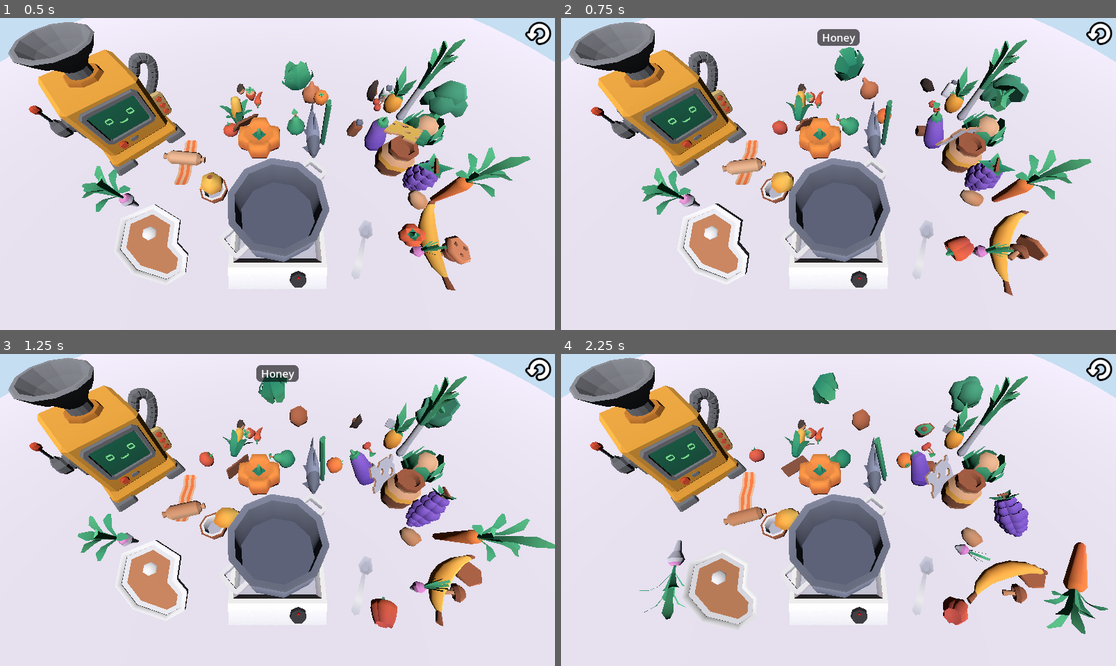
Above: before the commit, frames 1-4 (two rows, left to right).
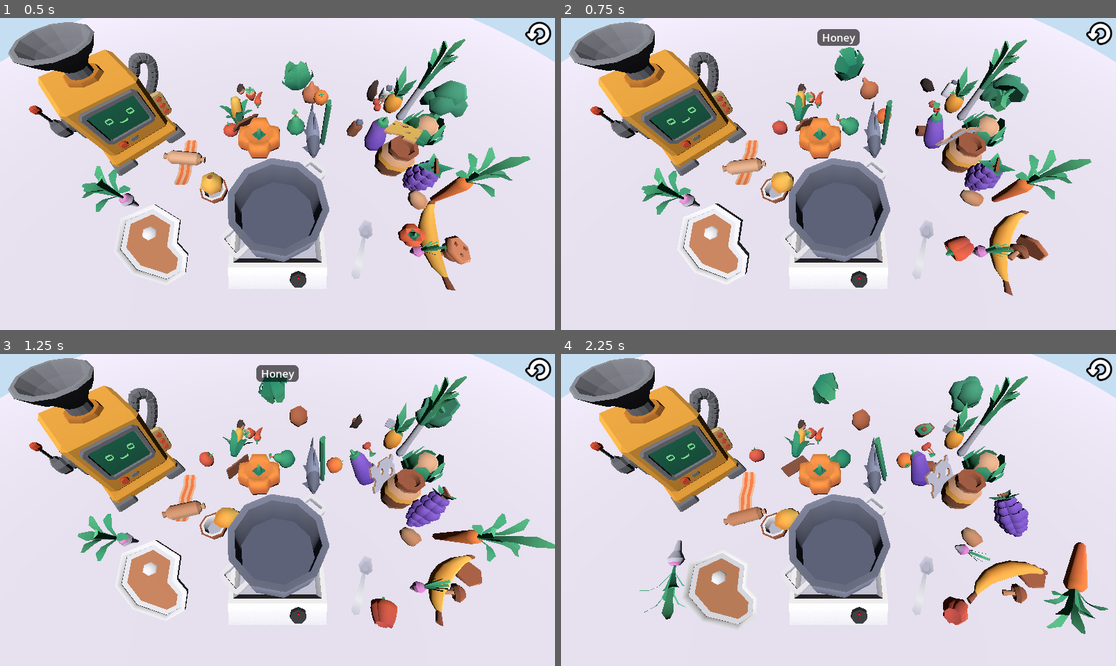
Above: after the commit, the same moments.

Repository: DrHaid/llm-taste-tester
Game: Godot game, scene res://main.tscn
Same seed, same stepped clock (60 frames per second), same inputs: the game is played once before the commit and once after it.
Inputs (mouse positions are in pixels of both pictures, inside the frame that each line leads up to):
- Up to frame 1 (0.5 s): no input
- Up to frame 2 (0.75 s): move the mouse to (960, 158) at 0.52 s; click (960, 158) at 0.67 s
- Up to frame 3 (1.25 s): no input
- Up to frame 4 (2.25 s): drag from (727, 525) to (810, 572) at 1.27 s; move the mouse to (894, 441) at 2.02 s; click (894, 441) at 2.17 s

Frame 1 is identical in both runs. In frame 2, 0.6% of the frame differs, in the area x 1-31%, y 1-45%; in frame 3, 0.2%; in frame 4, less than 0.1%.

Commit message:
Start improving the spices

Diff:
--- a/eating_robot/eating_robot.gd
+++ b/eating_robot/eating_robot.gd
@@ -8,6 +8,8 @@
 
 @onready var robot_body: Node3D = $body
 
+@export var turning_speed: float = 0.01
+
 var llm_requester: LLMRequester
 
 var start_orientation: Vector3
@@ -15,7 +17,7 @@
 var current_food: Node3D
 
 func _ready() -> void:
-	start_orientation = global_transform.basis.z
+	start_orientation = global_basis.z
 	llm_requester = LLMRequester.new(http_request)
 	llm_requester.connect("request_completed", _on_llm_request_completed)
 	mouse_input_handler.connect("start_drag", on_food_picked_up)
@@ -29,7 +31,7 @@
 	target_orientation.y = 0
 	var angle := start_orientation.signed_angle_to(target_orientation, Vector3.UP)
 	var rot := robot_body.rotation
-	rot.y = lerp_angle(previous_angle, angle, 0.02)
+	rot.y = lerp_angle(previous_angle, angle, turning_speed)
 	previous_angle = rot.y
 	robot_body.rotation = rot
 
--- a/foods/food.gd
+++ b/foods/food.gd
@@ -2,21 +2,28 @@
 extends RigidBody3D
 
 @export var food_resource: FoodItemData
+@export var container_rotation: Vector3 = Vector3(-2, -1, -2)
 
 var drag_food_target: Marker3D = null
 var is_cooking: bool = false
 
 var original_position: Vector3 = Vector3.ZERO
 
+var spice_particles: SpiceParticles
+
 func _ready() -> void:
 	var food_drag_handler := get_tree().current_scene.get_node("%FoodDragHandler")
 	food_drag_handler.connect("start_drag", _on_start_drag)
 	food_drag_handler.connect("end_drag", _on_end_drag)
 	original_position = global_position
+	if food_resource.container:
+		init_particles()
 
 func _process(_delta: float) -> void:
 	if drag_food_target:
 		global_position = drag_food_target.global_position
+		if food_resource.container:
+			_point_up_toward(Vector3.ZERO)
 
 	if is_cooking:
 		if global_position.y < Globals.Y_LEVEL_KILLZONE:
@@ -26,11 +33,15 @@
 	if dragged_object == self:
 		drag_food_target = drag_target
 		freeze = true
+		if food_resource.container:
+			spice_particles.pour(true)
 
 func _on_end_drag(dragged_object: Node3D) -> void:
 	if dragged_object == self:
 		drag_food_target = null
 		freeze = false
+		if food_resource.container:
+			spice_particles.pour(false)
 
 func set_cooking(cooking: bool) -> void:
 	is_cooking = cooking
@@ -41,3 +52,18 @@
 	set_cooking(false)
 	global_position = original_position
 	linear_velocity = Vector3.ZERO
+
+func _point_up_toward(target_position: Vector3) -> void:
+	var to_target := (target_position - global_transform.origin).normalized()
+	var up: = to_target
+	var arbitrary_forward := Vector3.FORWARD
+	if abs(up.dot(arbitrary_forward)) > 0.99:
+		arbitrary_forward = Vector3.RIGHT
+	var right := up.cross(arbitrary_forward).normalized()
+	var forward := right.cross(up).normalized()
+	var new_basis := Basis(right, up, forward)
+	global_transform.basis = new_basis
+
+func init_particles() -> void:
+	spice_particles = $SpiceParticles
+	spice_particles.init_spice(food_resource)
--- a/foods/food_item_data.gd
+++ b/foods/food_item_data.gd
@@ -3,3 +3,6 @@
 
 @export var name: String
 @export_file var model: String
+@export var container: bool
+@export var spice: String
+@export var spice_color: Color
--- a/foods/resources/generated/shaker_pepper.tres
+++ b/foods/resources/generated/shaker_pepper.tres
@@ -4,5 +4,8 @@
 
 [resource]
 script = ExtResource("1_4a55c")
-name = "Pepper"
+name = "Pepper Shaker"
 model = "res://models/foods/shaker-pepper.fbx"
+container = true
+spice = "Pepper"
+spice_color = Color(0.323125, 0.199408, 0.0463654, 1)
--- a/foods/resources/generated/shaker_salt.tres
+++ b/foods/resources/generated/shaker_salt.tres
@@ -4,5 +4,8 @@
 
 [resource]
 script = ExtResource("1_gqxkt")
-name = "Salt"
+name = "Salt Shaker"
 model = "res://models/foods/shaker-salt.fbx"
+container = true
+spice = "Salt"
+spice_color = Color(1, 1, 1, 1)
--- a/foods/scenes/generated/pepper.tscn
+++ b/foods/scenes/generated/pepper.tscn
@@ -1,13 +1,13 @@
-[gd_scene load_steps=8 format=4]
+[gd_scene load_steps=9 format=4 uid="uid://cfst6qga5lwd6"]
 
 [ext_resource type="Script" path="res://foods/food.gd" id="1_kvtqb"]
-[ext_resource type="Resource" path="res://foods/resources/generated/shaker_pepper.tres" id="2_kfnau"]
-[ext_resource type="Texture2D" path="res://models/textures/colormap.png" id="3_cfpxt"]
+[ext_resource type="Resource" uid="uid://bwbowngfx0tdb" path="res://foods/resources/generated/shaker_pepper.tres" id="2_kfnau"]
+[ext_resource type="PackedScene" uid="uid://chentir1xrlvg" path="res://foods/spice_particles.tscn" id="3_35ix0"]
+[ext_resource type="Texture2D" uid="uid://dthu3msaj5rou" path="res://models/textures/colormap.png" id="3_cfpxt"]
 
 [sub_resource type="StandardMaterial3D" id="StandardMaterial3D_b41l0"]
 resource_name = "colormap"
 vertex_color_use_as_albedo = true
-albedo_color = Color(1, 1, 1, 1)
 albedo_texture = ExtResource("3_cfpxt")
 emission_enabled = true
 
@@ -55,6 +55,10 @@
 freeze_mode = 1
 script = ExtResource("1_kvtqb")
 food_resource = ExtResource("2_kfnau")
+container_rotation = null
+
+[node name="SpiceParticles" parent="." instance=ExtResource("3_35ix0")]
+transform = Transform3D(1, 0, 0, 0, 1, 0, 0, 0, 1, 0, 0.100211, 0)
 
 [node name="shaker-salt" type="MeshInstance3D" parent="."]
 transform = Transform3D(1, 0, 0, 0, 1, 0, 0, 0, 1, 0, -0.098, 0)
--- a/foods/scenes/generated/salt.tscn
+++ b/foods/scenes/generated/salt.tscn
@@ -1,13 +1,13 @@
-[gd_scene load_steps=8 format=4]
+[gd_scene load_steps=9 format=4 uid="uid://dyrberow1mlse"]
 
 [ext_resource type="Script" path="res://foods/food.gd" id="1_2a1wv"]
-[ext_resource type="Resource" path="res://foods/resources/generated/shaker_salt.tres" id="2_hrtuv"]
-[ext_resource type="Texture2D" path="res://models/textures/colormap.png" id="3_8lawy"]
+[ext_resource type="Resource" uid="uid://djgnxe57e8fiq" path="res://foods/resources/generated/shaker_salt.tres" id="2_hrtuv"]
+[ext_resource type="Texture2D" uid="uid://dthu3msaj5rou" path="res://models/textures/colormap.png" id="3_8lawy"]
+[ext_resource type="PackedScene" uid="uid://chentir1xrlvg" path="res://foods/spice_particles.tscn" id="3_dj6cj"]
 
 [sub_resource type="StandardMaterial3D" id="StandardMaterial3D_vwnq7"]
 resource_name = "colormap"
 vertex_color_use_as_albedo = true
-albedo_color = Color(1, 1, 1, 1)
 albedo_texture = ExtResource("3_8lawy")
 emission_enabled = true
 
@@ -55,6 +55,10 @@
 freeze_mode = 1
 script = ExtResource("1_2a1wv")
 food_resource = ExtResource("2_hrtuv")
+container_rotation = null
+
+[node name="SpiceParticles" parent="." instance=ExtResource("3_dj6cj")]
+transform = Transform3D(1, 0, 0, 0, 1, 0, 0, 0, 1, 0, 0.101462, 0)
 
 [node name="shaker-pepper" type="MeshInstance3D" parent="."]
 transform = Transform3D(1, 0, 0, 0, 1, 0, 0, 0, 1, 0, -0.098, 0)
--- /dev/null
+++ b/foods/spice.tscn
@@ -0,0 +1,21 @@
+[gd_scene load_steps=4 format=3 uid="uid://ba37gn43ahyvp"]
+
+[sub_resource type="SphereMesh" id="SphereMesh_4lchk"]
+radius = 0.02
+height = 0.04
+
+[sub_resource type="StandardMaterial3D" id="StandardMaterial3D_kpeg2"]
+
+[sub_resource type="SphereShape3D" id="SphereShape3D_3dirr"]
+radius = 0.020937
+
+[node name="Spice" type="RigidBody3D"]
+transform = Transform3D(1, 0, 0, 0, 1, 0, 0, 0, 1, 0, 1.01385, 0)
+mass = 0.001
+
+[node name="MeshInstance3D" type="MeshInstance3D" parent="."]
+mesh = SubResource("SphereMesh_4lchk")
+surface_material_override/0 = SubResource("StandardMaterial3D_kpeg2")
+
+[node name="CollisionShape3D" type="CollisionShape3D" parent="."]
+shape = SubResource("SphereShape3D_3dirr")
--- /dev/null
+++ b/foods/spice_particles.gd
@@ -0,0 +1,38 @@
+extends Marker3D
+class_name SpiceParticles
+
+@export var speed: float = 0.2
+@onready var particle: Resource = load("res://foods/spice.tscn")
+
+var spice: String
+var spice_color: Color
+var spawn_timer: Timer = Timer.new()
+
+var particles: Array = []
+
+func pour(pouring: bool) -> void:
+	spawn_timer.paused = not pouring
+
+func _ready() -> void:
+	add_child(spawn_timer)
+	spawn_timer.wait_time = speed
+	spawn_timer.connect("timeout", _on_spawn_timout)
+	spawn_timer.start()
+	spawn_timer.paused = true
+
+func _on_spawn_timout() -> void:
+	if particles.size() > 15:
+		var old: Node3D = particles.pop_at(0)
+		old.queue_free()
+
+	var spice_particle: RigidBody3D = particle.instantiate()
+	get_tree().current_scene.add_child(spice_particle)
+	spice_particle.global_position = global_position
+	spice_particle.set_meta(&"spice", spice)
+	var mesh := spice_particle.get_child(0) as MeshInstance3D
+	mesh.get_surface_override_material(0).albedo_color = spice_color
+	particles.append(spice_particle)
+
+func init_spice(food_resource: FoodItemData) -> void:
+	spice = food_resource.spice
+	spice_color = food_resource.spice_color
--- /dev/null
+++ b/foods/spice_particles.tscn
@@ -0,0 +1,7 @@
+[gd_scene load_steps=2 format=3 uid="uid://chentir1xrlvg"]
+
+[ext_resource type="Script" path="res://foods/spice_particles.gd" id="1_yiqaj"]
+
+[node name="SpiceParticles" type="Marker3D"]
+gizmo_extents = 0.1
+script = ExtResource("1_yiqaj")
--- a/pots_n_pans/pot_controller.gd
+++ b/pots_n_pans/pot_controller.gd
@@ -55,6 +55,7 @@
 
 func _get_foods_for_cooking() -> Array:
 	var nodes := food_detector.get_overlapping_bodies()
+	print(nodes)
 	var foods := nodes.filter(func(f: Node3D) -> bool: return f.is_in_group(&"Food"))
 	return foods
 
